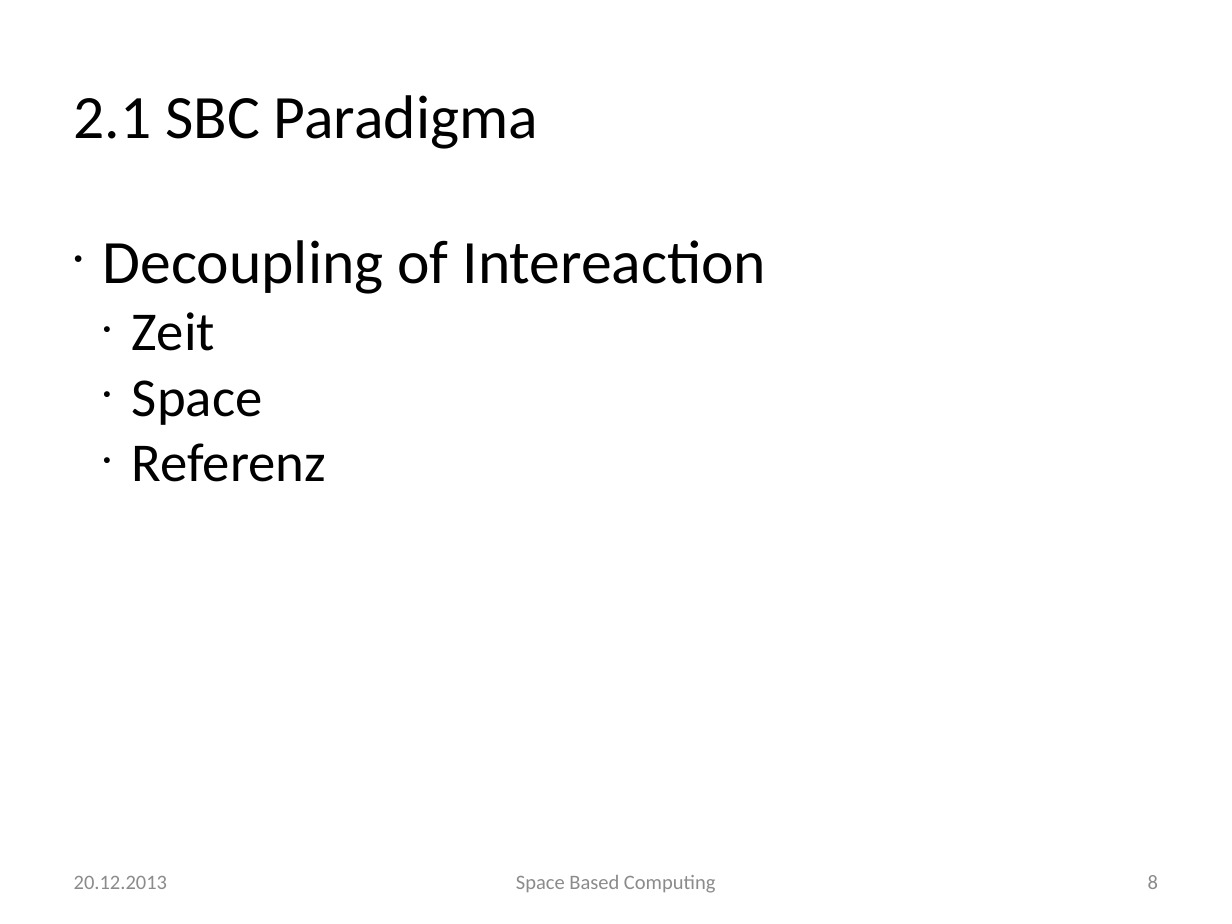
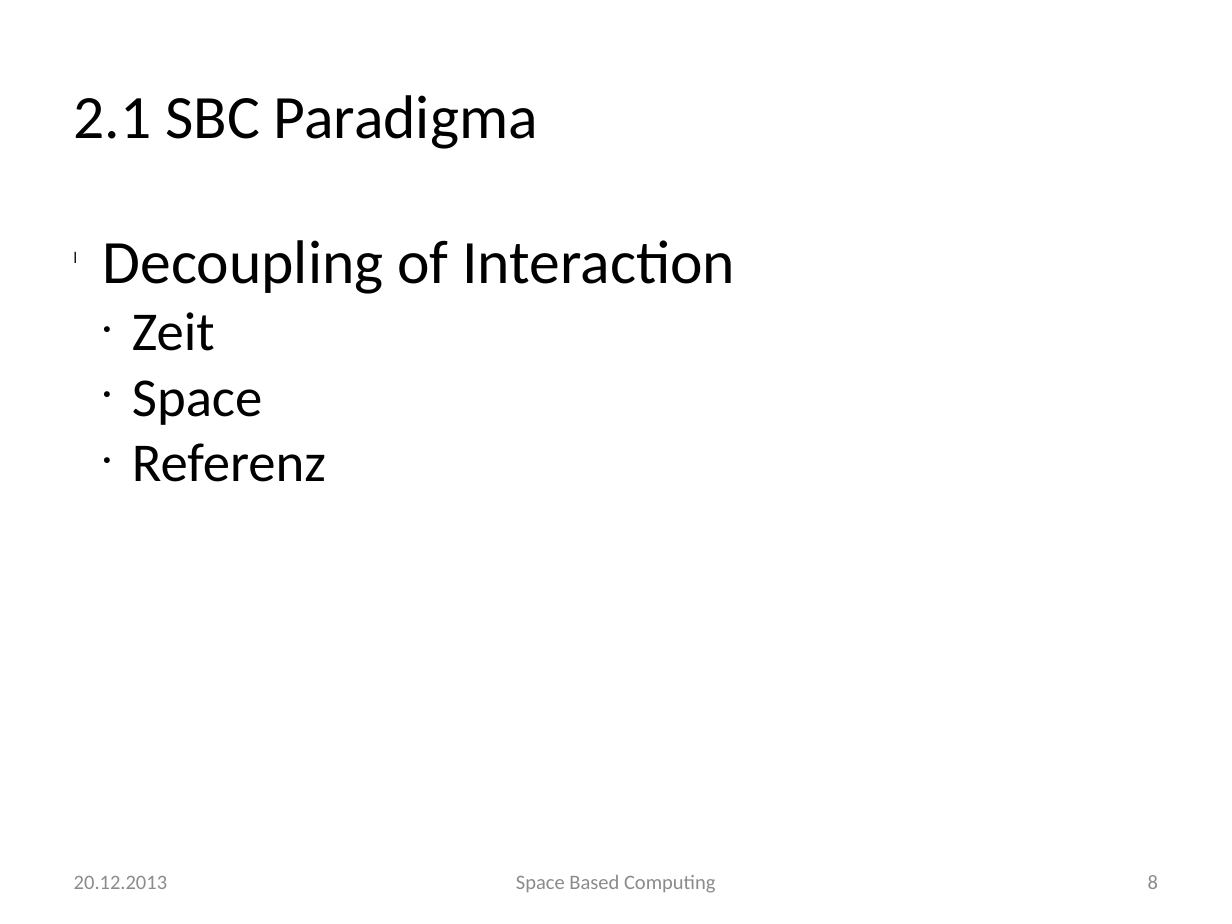
Before and after one commit to traxl/sbcAusarbeitung, a slide deck: slide 8 of Space Based Computing.pptx. Drawn at 1232x924 pixels with LibreOffice and Linux fonts; fonts in the diff are those of the drawing; background and template pictures are left out. Boxes give left, top, right and bottom in pixels: in the first picture for what was removed or moved away, otherwise in the second. Text is boxed around its words. In the diff, an @@ line names an element or a change of style, - is before the commit and + after.

Commit message:
ja

```diff
--- a/Space Based Computing.pptx
+++ b/Space Based Computing.pptx
@@ text at box(103, 240, 736, 294): text changed @@
-● Decoupling of Intereaction
+l Decoupling of Interaction
```
Also in this commit, not shown: 7 other slides changed.
